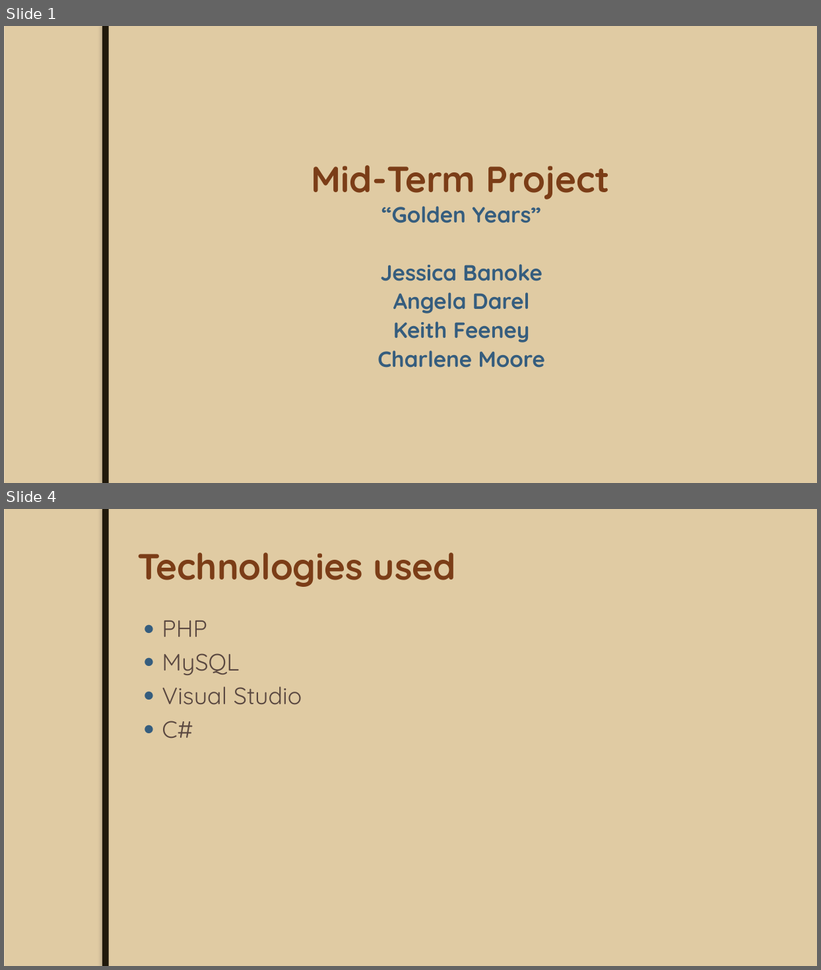
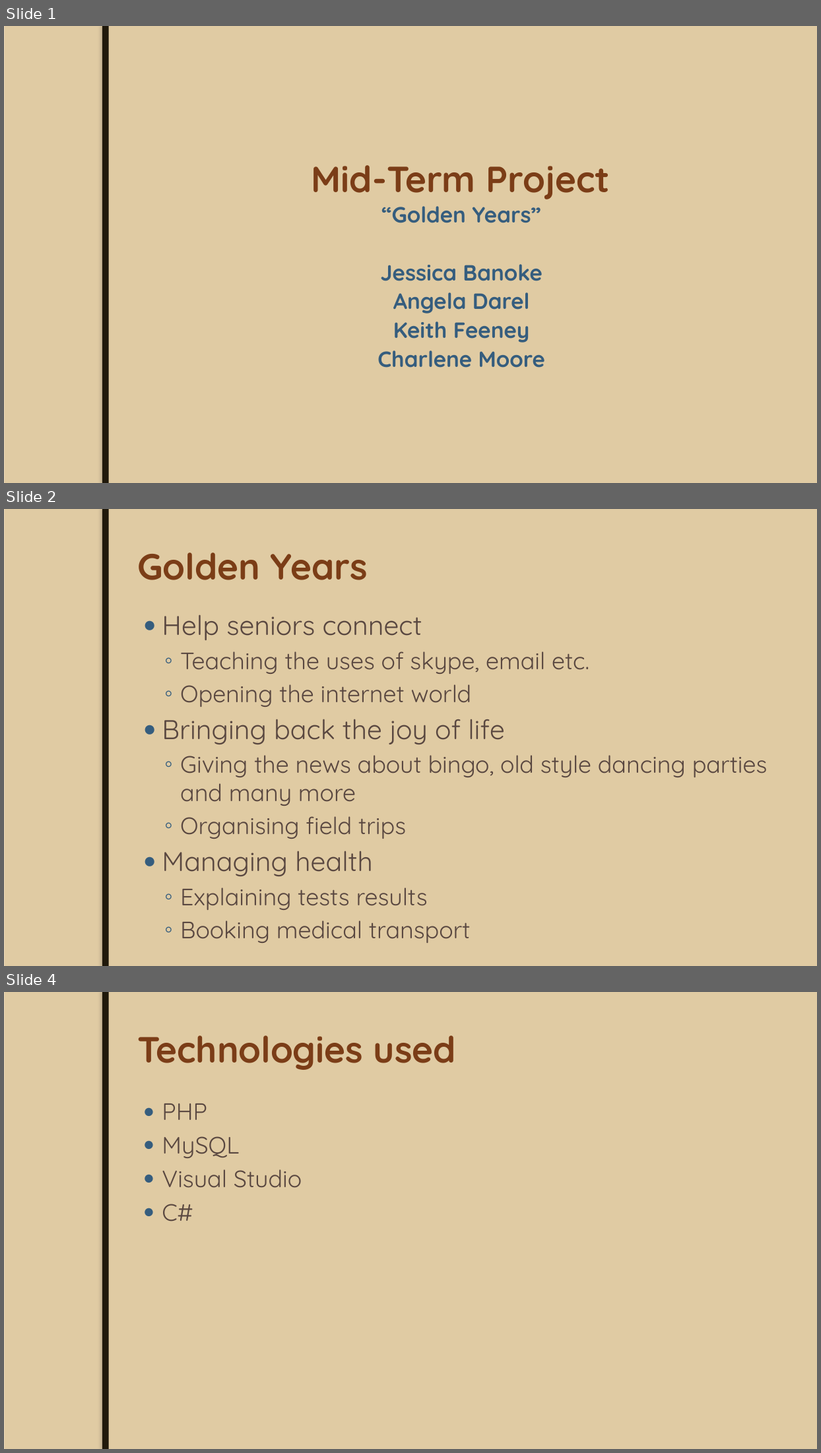
Before and after one commit to JoeyTatu/GoldenYears, a slide deck: Week 8 - Presentation slides/Mid-Term Project.pptx. Shown one above the other, each under a label of ours: slides 1 and 4 before the commit, slides 1, 2 and 4 after it; the slides between them are not shown. The pictures are 821x970 and 821x1453 pixels, drawn with LibreOffice and Linux fonts; fonts in the diff are those of the drawing; background and template pictures are left out. Boxes give left, top, right and bottom in pixels: in the first picture for what was removed or moved away, otherwise in the second. Text is boxed around its words. In the diff, an @@ line names an element or a change of style, - is before the commit and + after.

```diff
--- a/Week 8 - Presentation slides/Mid-Term Project.pptx
+++ b/Week 8 - Presentation slides/Mid-Term Project.pptx
@@ slide 2 added at [4, 509, 817, 966], background #EBDDC3; not listed: 2 template elements that a slide beside it also shows @@
@@ title added at [138, 553, 368, 580], 43 pt, text #7B3D17, bold @@
+Golden Years
@@ text added at [162, 615, 768, 943], 28 pt, text #594740 @@
+● Help seniors connect
+  ◦ Teaching the uses of skype, email etc.
+  ◦ Opening the internet world
+● Bringing back the joy of life
+  ◦ Giving the news about bingo, old style dancing parties and many more
+  ◦ Organising field trips
+● Managing health
+  ◦ Explaining tests results
+  ◦ Booking medical transport
```
Also in this commit, not shown: 1 slide changed, 1 slide removed.
